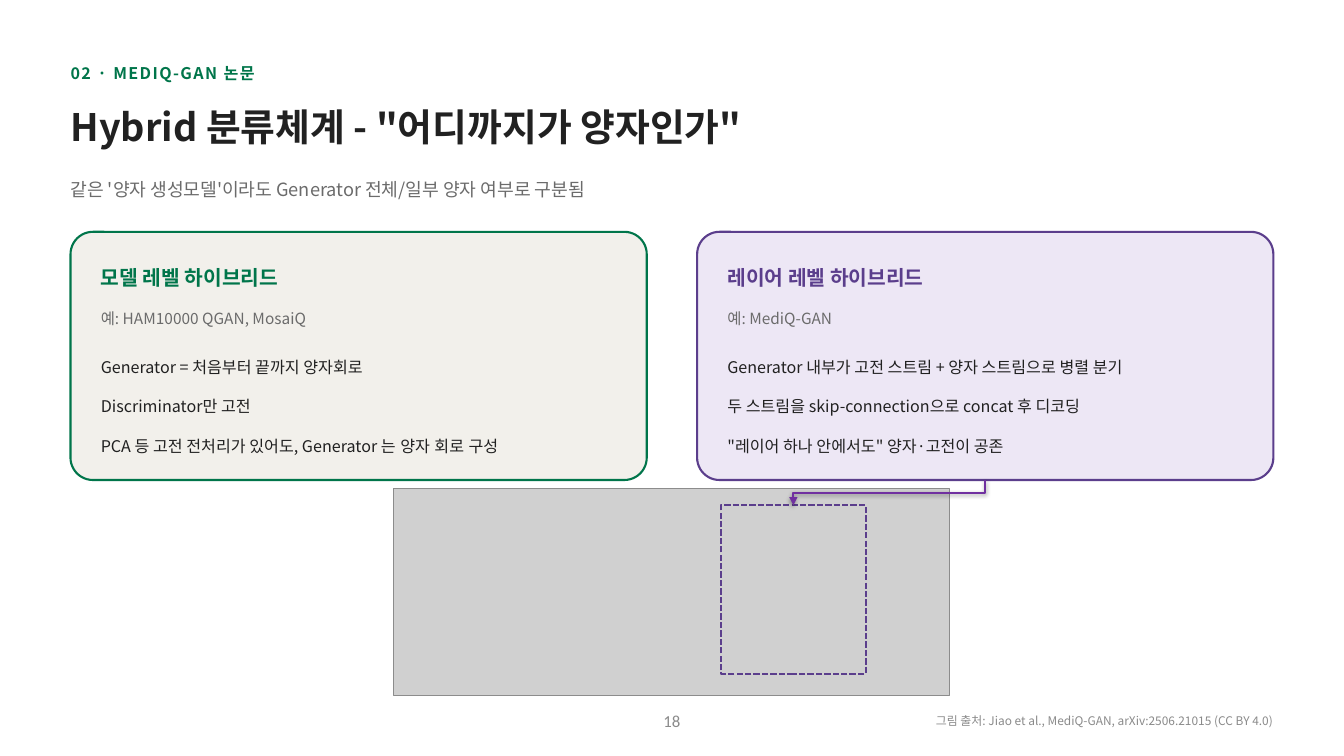
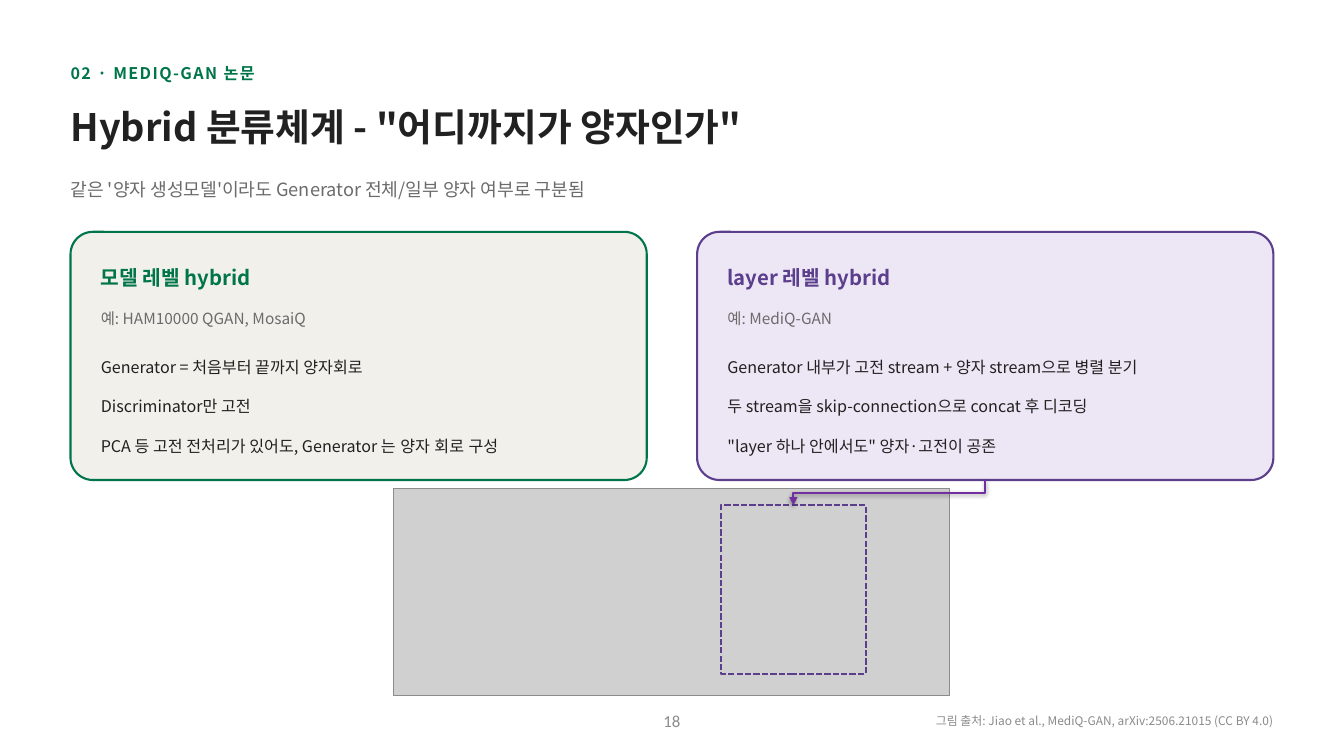
Before and after one commit to hyunhp/skin_disease_qml, a slide deck: slide 18 of practice/day1_slides/day1_theory_slides.pptx. Drawn at 1344x756 pixels with LibreOffice and Linux fonts; fonts in the diff are those of the drawing; grey boxes stand for pictures. Boxes give left, top, right and bottom in pixels: in the first picture for what was removed or moved away, otherwise in the second. Text is boxed around its words. In the diff, an @@ line names an element or a change of style, - is before the commit and + after.

```diff
--- a/practice/day1_slides/day1_theory_slides.pptx
+++ b/practice/day1_slides/day1_theory_slides.pptx
@@ text at <box>101,268,251,290</box>: text changed @@
-모델 레벨 하이브리드
+모델 레벨 hybrid
@@ text at <box>727,268,891,290</box>: text changed @@
-레이어 레벨 하이브리드
+layer 레벨 hybrid
@@ text at <box>727,359,1138,456</box>: text changed @@
-Generator 내부가 고전 스트림 + 양자 스트림으로 병렬 분기
-두 스트림을 skip-connection으로 concat 후 디코딩
-"레이어 하나 안에서도" 양자·고전이 공존
+Generator 내부가 고전 stream + 양자 stream으로 병렬 분기
+두 stream을 skip-connection으로 concat 후 디코딩
+"layer 하나 안에서도" 양자·고전이 공존
```
Also in this commit, not shown: 16 other slides changed, 14 other files.
